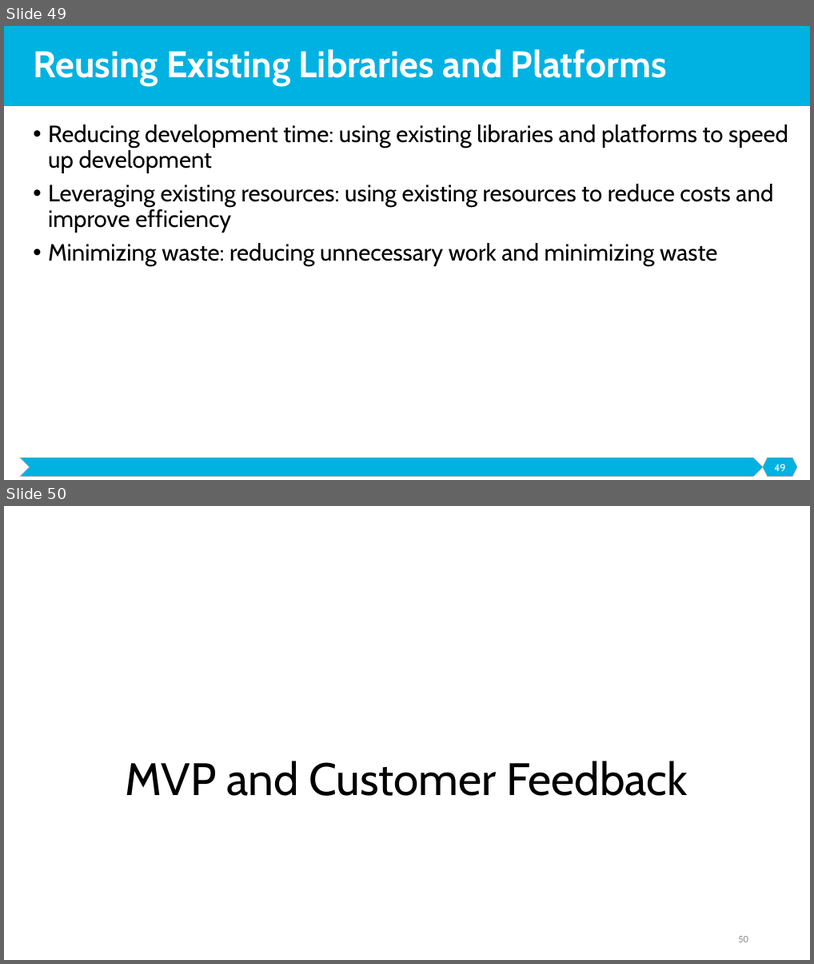
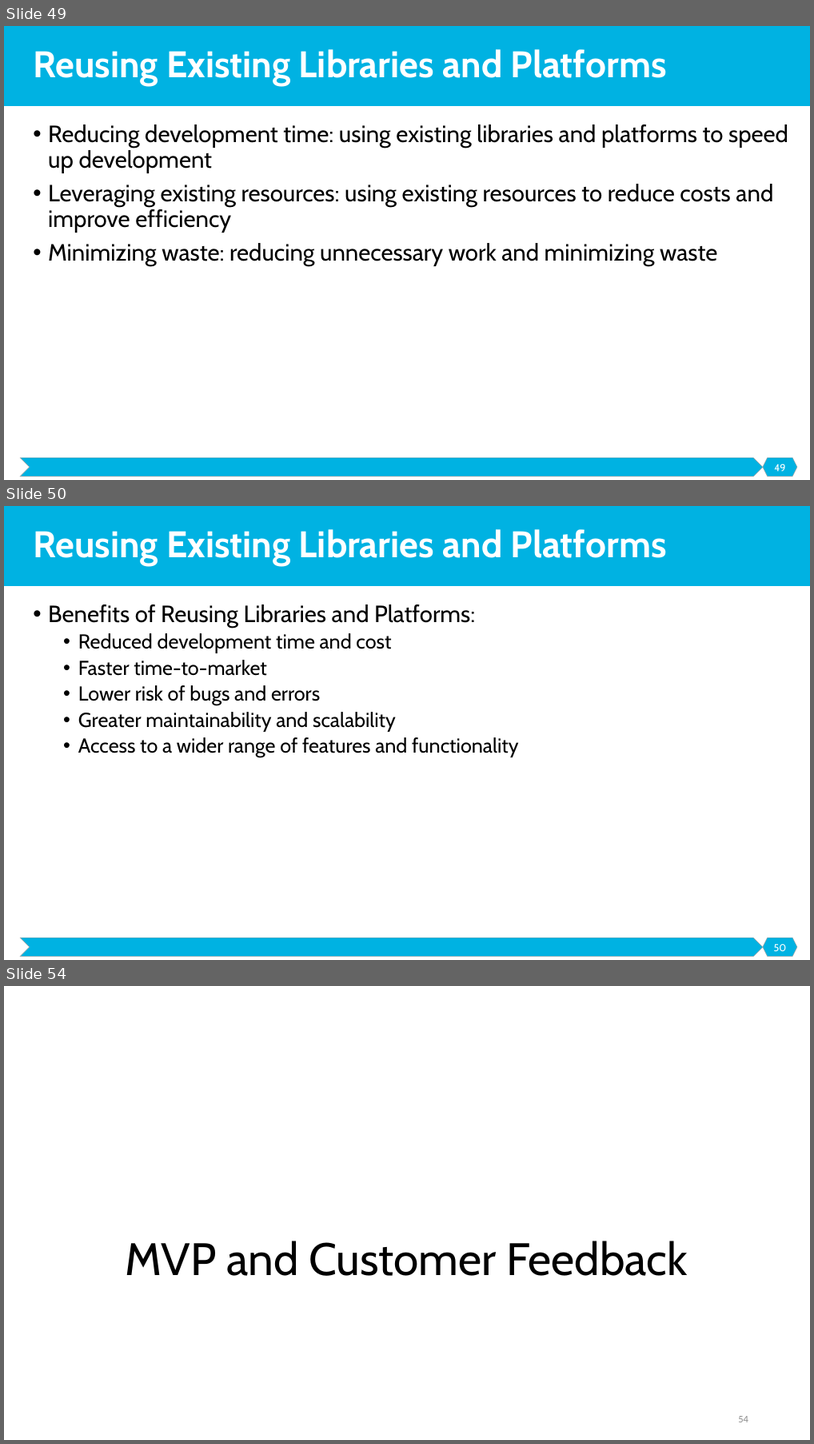
Before and after one commit to malenezi/malenezi, a slide deck: SE495/Lectures/4-Development and Prototyping/Development and Prototyping.pptx. Shown one above the other, each under a label of ours: slides 49 and 50 before the commit, slides 49, 50 and 54 after it; the slides between them are not shown. The pictures are 814x964 and 814x1444 pixels, drawn with LibreOffice and Linux fonts; fonts in the diff are those of the drawing. Boxes give left, top, right and bottom in pixels: in the first picture for what was removed or moved away, otherwise in the second. Text is boxed around its words. In the diff, an @@ line names an element or a change of style, - is before the commit and + after.

```diff
--- a/SE495/Lectures/4-Development and Prototyping/Development and Prototyping.pptx
+++ b/SE495/Lectures/4-Development and Prototyping/Development and Prototyping.pptx
@@ slide 50 added at [4,506,810,960], background #FFFFFF; not listed: 3 template elements that a slide beside it also shows @@
@@ title added at [33,529,667,566], 44 pt, text #FFFFFF, bold @@
+Reusing Existing Libraries and Platforms
@@ text added at [48,604,518,757], 24 pt, text #000000 @@
+• Benefits of Reusing Libraries and Platforms:
+  • Reduced development time and cost
+  • Faster time-to-market
+  • Lower risk of bugs and errors
+  • Greater maintainability and scalability
+  • Access to a wider range of features and functionality
@@ page number added at [774,944,787,951], 12 pt, text #FFFFFF @@
+50
@@ what was slide 50 is now slide 54 @@
@@ page number at [738,1416,749,1422]: text changed @@
-50
+54
```
Also in this commit, not shown: 2 slides changed, 3 other slides added, 3 other files.
